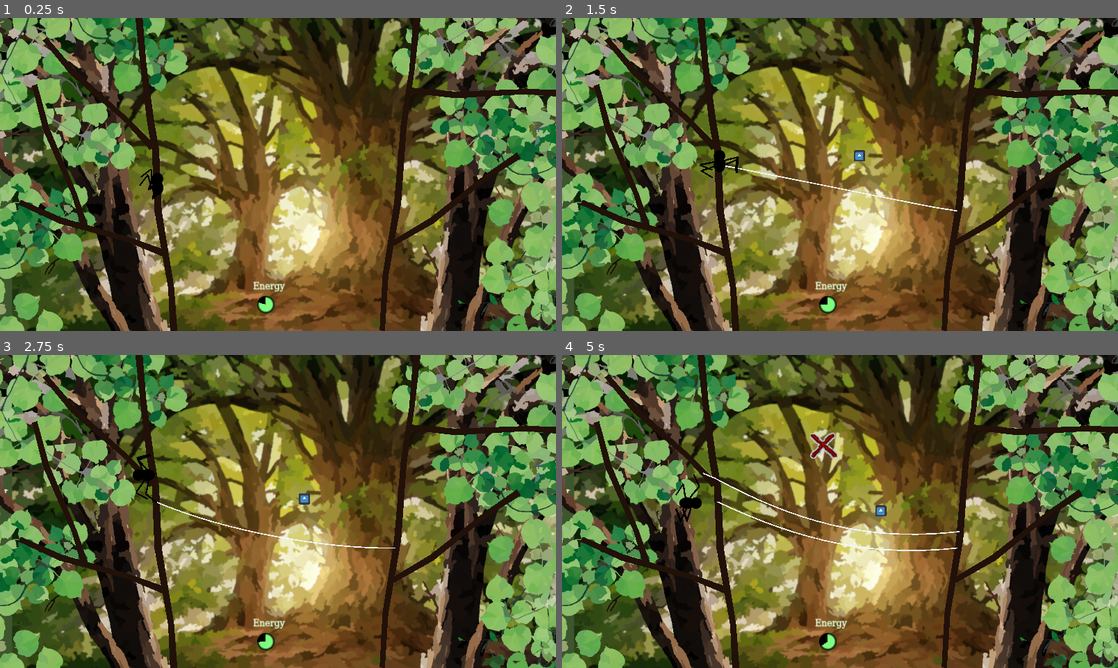
Above: before the commit, frames 1-4 (two rows, left to right).
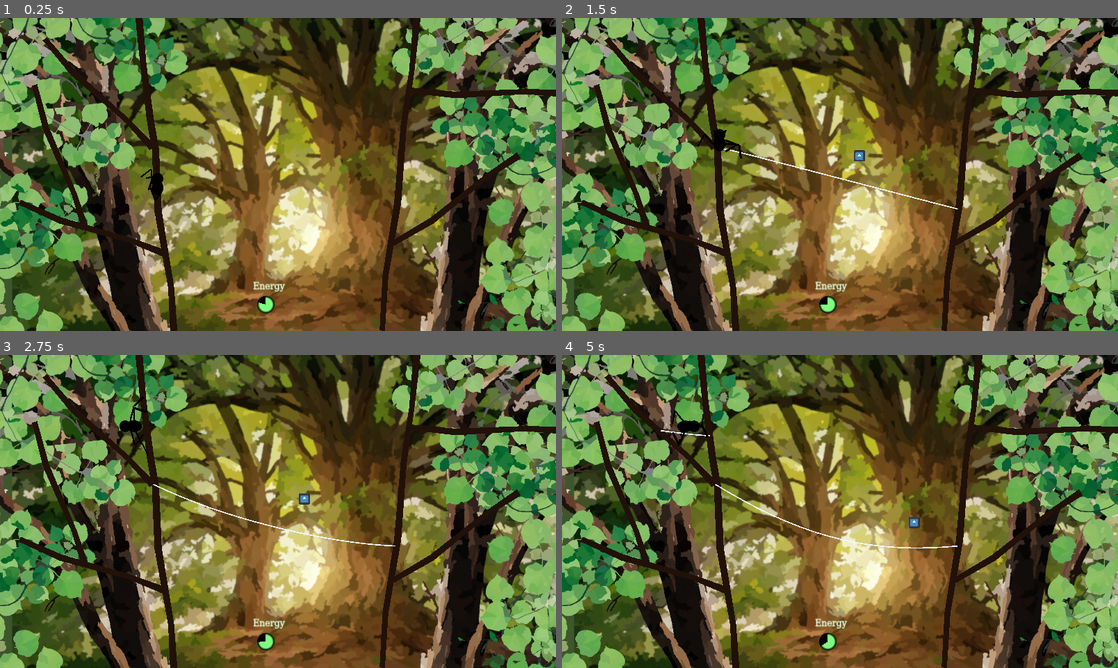
Above: after the commit, the same moments.

Repository: InRe-Dan/ld56
Game: Godot game, scene res://world/world.tscn
Same seed, same stepped clock (60 frames per second), same inputs: the game is played once before the commit and once after it. The engine's default icon, where the game draws it, is replaced by a stand-in: a white triangle on a blue panel in a dark square.
Inputs (mouse positions are in pixels of both pictures, inside the frame that each line leads up to):
- Up to frame 1 (0.25 s): no input
- Up to frame 2 (1.5 s): move the mouse to (812, 237) at 0.52 s; hold Right mouse button (destroy_web) 0.53-1.28 s; hold W (move_up) from 0.53 s (still down); move the mouse to (1006, 221) at 1.27 s; click (1006, 221) at 1.35 s
- Up to frame 3 (2.75 s): move the mouse to (111, 464) at 2.02 s; release W (move_up) at 2.03 s; hold A (move_left) from 2.03 s (still down); hold Right mouse button (destroy_web) from 2.03 s (still down)
- Up to frame 4 (5 s): move the mouse to (867, 511) at 2.77 s; release Right mouse button (destroy_web) at 2.78 s; click (867, 511) at 2.85 s; move the mouse to (756, 433) at 3.52 s; release A (move_left) at 3.53 s; hold S (move_down) 3.53-4.28 s; hold Right mouse button (destroy_web) 3.53-4.28 s; move the mouse to (962, 495) at 4.27 s; hold D (move_right) from 4.28 s (still down); click (962, 495) at 4.35 s

The runs differ from the first frame. In frame 1, less than 0.1% of the frame differs, in the area x 25-30%, y 49-59%; in frame 2, 0.7%; in frame 3, 0.8%; in frame 4, 1.4%, in the area x 17-72%, y 17-63%.

Commit message:
Reworked spider speed calculations, tweaked legs

Diff:
--- a/leg.tscn
+++ b/leg.tscn
@@ -3,8 +3,8 @@
 [ext_resource type="Script" path="res://spider/leg.gd" id="1_doe6g"]
 
 [sub_resource type="CapsuleShape2D" id="CapsuleShape2D_m4wpf"]
-radius = 58.0
-height = 160.0
+radius = 67.0
+height = 182.0
 
 [node name="R1" type="Node2D"]
 position = Vector2(20, 22)
--- a/menus/game_ui.tscn
+++ b/menus/game_ui.tscn
@@ -31,6 +31,9 @@
 fill_from = Vector2(0.5, 0.5)
 
 [sub_resource type="FontFile" id="FontFile_coed3"]
+subpixel_positioning = 0
+msdf_pixel_range = 14
+msdf_size = 128
 cache/0/64/0/ascent = 0.0
 cache/0/64/0/descent = 0.0
 cache/0/64/0/underline_position = 0.0
--- a/spider/leg.gd
+++ b/spider/leg.gd
@@ -13,7 +13,8 @@
 # How far a leg has to be before it is moved
 const distance_threshold : float = 50
 var marker_target_position : Vector2
-var stepping = false
+var stepping : bool = false
+var on_branch : bool = false
 
 func NearestPointOnLine(start : Vector2, end : Vector2, pnt : Vector2) -> Vector2:
 	var lineDir = start.direction_to(end)
@@ -36,6 +37,7 @@
 	var pref_position : Vector2 = pref_marker.global_position
 	var marker_target_position = rest_position
 	var best_dist = 100000
+	on_branch = false
 	if area.has_overlapping_bodies():
 		for object : PhysicsBody2D in area.get_overlapping_bodies():
 			for object_child : Node in object.get_children():
@@ -45,6 +47,7 @@
 					if closest != Vector2(-1, -1):
 						best_dist = closest.distance_to(pref_position)
 						marker_target_position = closest
+						on_branch = true
 
 	var dist = marker_target_position.distance_to(marker.global_position)
 	if dist > distance_threshold:
--- a/spider/spider.gd
+++ b/spider/spider.gd
@@ -29,6 +29,8 @@
 @onready var web_cast : RayCast2D = $WebCast
 @onready var factory : WebFactory = get_tree().get_first_node_in_group("web_factory")
 
+@onready var legs : Array[Node] = $Legs/LegTargets.get_children()
+
 
 ## Called when the node enters the scene tree for the first time
 func _ready() -> void:
@@ -43,6 +45,12 @@
 	for web : Web in _get_destruction_overlaps():
 		web.visual.modulate = Color.ORANGE
 
+## Returns ratio of legs planted on a web or on a branch
+func get_groundedness() -> float:
+	var sum : float = 0
+	for leg : Leg in legs:
+		if leg.on_branch: sum += 1
+	return sum / legs.size()
 
 ## Called every physics frame
 func _physics_process(delta: float) -> void:
@@ -71,7 +79,7 @@
 		linear_damp = damping
 
 	# Apply velocity
-	linear_velocity += (input_vector * movement_speed * delta * (speed_mod / cast_length) +
+	linear_velocity += (input_vector * get_groundedness() * 4 * movement_speed * delta * (speed_mod / cast_length) +
 		(_get_intersect_velocity(up_cast) + _get_intersect_velocity(down_cast)
 		+ _get_intersect_velocity(left_cast) + _get_intersect_velocity(right_cast)) * delta * sway_influence)
 
--- a/spider/spider.tscn
+++ b/spider/spider.tscn
@@ -34,6 +34,14 @@
 
 [sub_resource type="CircleShape2D" id="CircleShape2D_3imjw"]
 radius = 30.0
+
+[sub_resource type="CapsuleShape2D" id="CapsuleShape2D_4hxh1"]
+radius = 55.0
+height = 110.0
+
+[sub_resource type="CapsuleShape2D" id="CapsuleShape2D_e4act"]
+radius = 53.0
+height = 106.0
 
 [sub_resource type="SkeletonModification2DTwoBoneIK" id="SkeletonModification2DTwoBoneIK_a4gqe"]
 target_nodepath = NodePath("../LegTargets/R1/Follow")
@@ -146,8 +154,12 @@
 [node name="Follow" parent="Legs/LegTargets/R1" index="0"]
 position = Vector2(74, -65)
 
+[node name="CollisionShape2D" parent="Legs/LegTargets/R1/Area2D" index="0"]
+position = Vector2(-41, -78)
+shape = SubResource("CapsuleShape2D_4hxh1")
+
 [node name="Preferred" parent="Legs/LegTargets/R1" index="2"]
-position = Vector2(51, -22)
+position = Vector2(23, -108)
 
 [node name="R2" parent="Legs/LegTargets" instance=ExtResource("2_7yvgd")]
 position = Vector2(22, 48)
@@ -159,10 +171,10 @@
 position = Vector2(72, 15)
 
 [node name="CollisionShape2D" parent="Legs/LegTargets/R2/Area2D" index="0"]
-position = Vector2(0, 1)
+position = Vector2(-52, -43)
 
 [node name="Preferred" parent="Legs/LegTargets/R2" index="2"]
-position = Vector2(51, -22)
+position = Vector2(83, -2)
 
 [node name="L1" parent="Legs/LegTargets" instance=ExtResource("2_7yvgd")]
 position = Vector2(-22, 23)
@@ -171,10 +183,11 @@
 position = Vector2(-74, -62)
 
 [node name="CollisionShape2D" parent="Legs/LegTargets/L1/Area2D" index="0"]
-position = Vector2(-164, -1)
+position = Vector2(-148, -77)
+shape = SubResource("CapsuleShape2D_e4act")
 
 [node name="Preferred" parent="Legs/LegTargets/L1" index="2"]
-position = Vector2(-54, -23)
+position = Vector2(-27, -109)
 
 [node name="L2" parent="Legs/LegTargets" instance=ExtResource("2_7yvgd")]
 position = Vector2(-22, 49)
@@ -186,10 +199,10 @@
 position = Vector2(-68, 19)
 
 [node name="CollisionShape2D" parent="Legs/LegTargets/L2/Area2D" index="0"]
-position = Vector2(0, 0)
+position = Vector2(47, -46)
 
 [node name="Preferred" parent="Legs/LegTargets/L2" index="2"]
-position = Vector2(-62, -16)
+position = Vector2(-84, -17)
 
 [node name="Skeleton2D" type="Skeleton2D" parent="Legs"]
 modification_stack = SubResource("SkeletonModificationStack2D_fuwid")
@@ -210,7 +223,6 @@
 [node name="Bone2D2" type="Bone2D" parent="Legs/Skeleton2D/R1"]
 position = Vector2(17, 1)
 rotation = 0.0587557
-scale = Vector2(1, 1)
 rest = Transform2D(1, 0, 0, 1, 17, 1)
 metadata/_local_pose_override_enabled_ = true
 
Not shown: 1 places in spider/spider.tscn that only renumber resources
